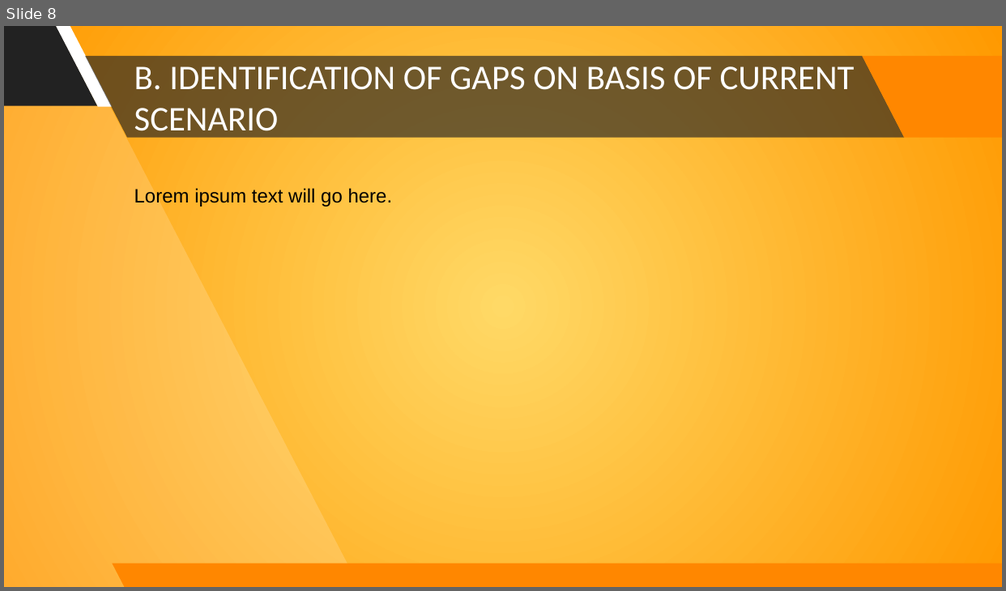
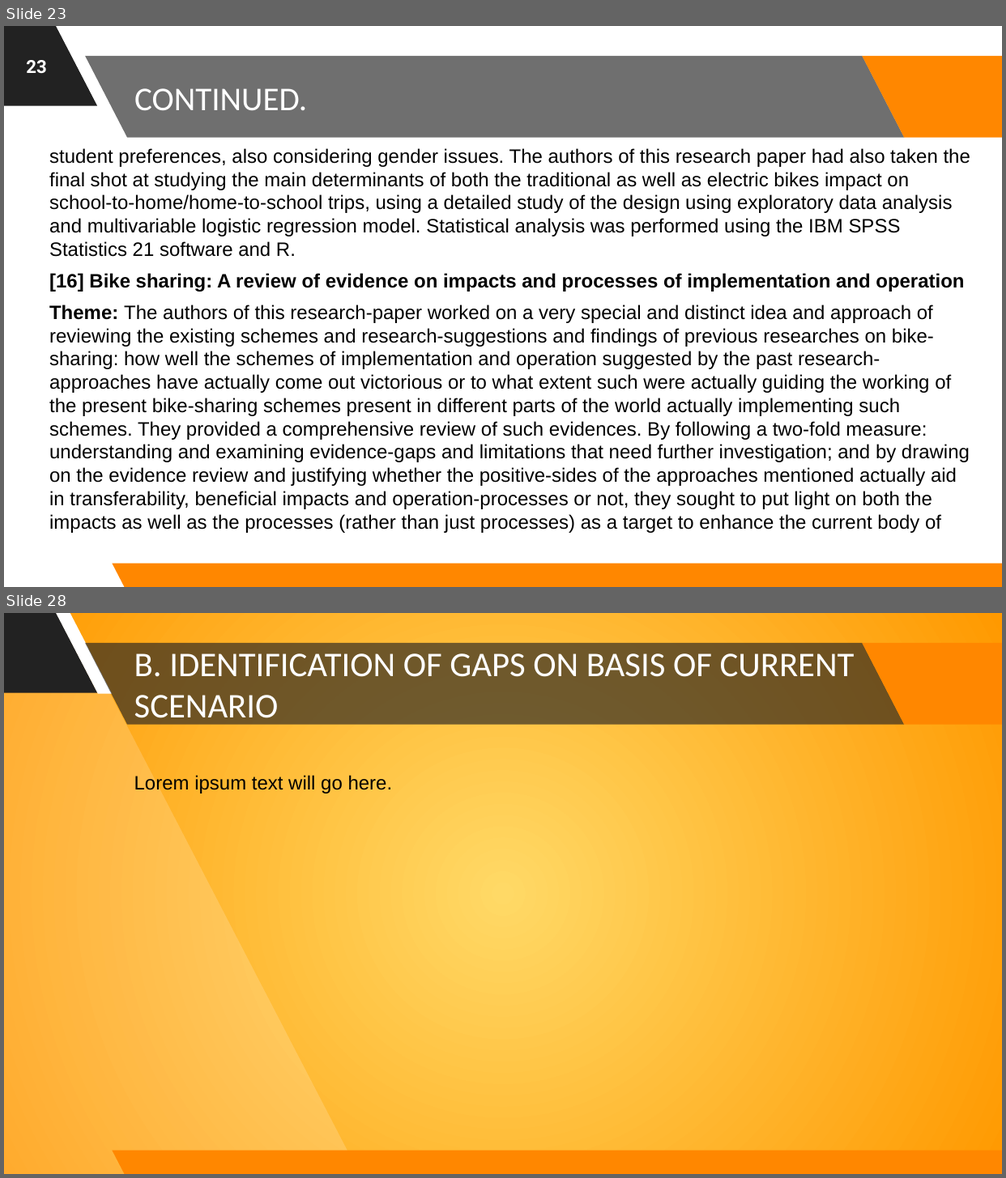
Before and after one commit to astrodestroyergithub/Divvy-Bike-Share, a slide deck: PPTS/19BCE1156_Tamojit_Roy_Capstone_Project_B.Tech_CSE_2019-23_Review-1.pptx. Shown one above the other, each under a label of ours: slide 8 before the commit, slides 23 and 28 after it; the slides between them are not shown. The pictures are 1006x591 and 1006x1178 pixels, drawn with LibreOffice and Linux fonts; fonts in the diff are those of the drawing; background and template pictures are left out. Boxes give left, top, right and bottom in pixels: in the first picture for what was removed or moved away, otherwise in the second. Text is boxed around its words. In the diff, an @@ line names an element or a change of style, - is before the commit and + after.

Commit message:
Written Themes-Discoverd-in-Review in Review-1 PPT

```diff
--- a/PPTS/19BCE1156_Tamojit_Roy_Capstone_Project_B.Tech_CSE_2019-23_Review-1.pptx
+++ b/PPTS/19BCE1156_Tamojit_Roy_Capstone_Project_B.Tech_CSE_2019-23_Review-1.pptx
@@ slide 23 added at [4, 26, 1002, 587], background picture (left out); not listed: 6 template elements that a slide beside it also shows @@
@@ page number added at [26, 60, 46, 74], 13 pt, text #FFFFFF, bold @@
+23
@@ title added at [134, 88, 307, 110], 24 pt, text #FFFFFF @@
+CONTINUED.
@@ text added at [49, 148, 970, 510], 14 pt, text #000000 @@
+student preferences, also considering gender issues. The authors of this research paper had also taken the final shot at studying the main determinants of both the traditional as well as electric bikes impact on school-to-home/home-to-school trips, using a detailed study of the design using exploratory data analysis and multivariable logistic regression model. Statistical analysis was performed using the IBM SPSS Statistics 21 software and R.
+[16] Bike sharing: A review of evidence on impacts and processes of implementation and operation
+Theme: The authors of this research-paper worked on a very special and distinct idea and approach of reviewing the existing schemes and research-suggestions and findings of previous researches on bike-sharing: how well the schemes of implementation and operation suggested by the past research-approaches have actually come out victorious or to what extent such were actually guiding the working of the present bike-sharing schemes present in different parts of the world actually implementing such schemes. They provided a comprehensive review of such evidences. By following a two-fold measure: understanding and examining evidence-gaps and limitations that need further investigation; and by drawing on the evidence review and justifying whether the positive-sides of the approaches mentioned actually aid in transferability, beneficial impacts and operation-processes or not, they sought to put light on both the impacts as well as the processes (rather than just processes) as a target to enhance the current body of
@@ what was slide 8 is now slide 28 @@
```
Also in this commit, not shown: 6 slides changed, 19 other slides added, 1 other file.
